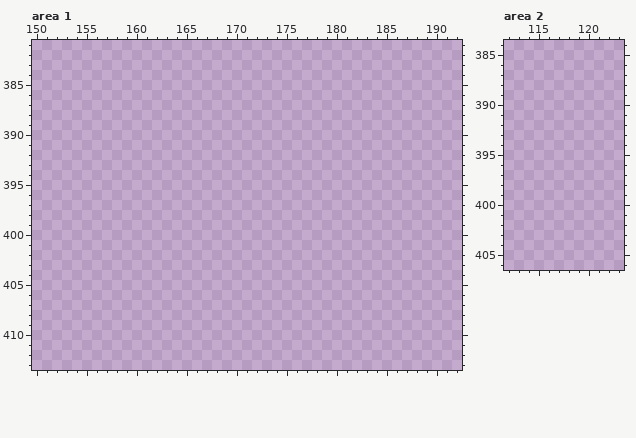
Two versions of one pixel-art file, Untitled-Fishing-Game/assets/test_no_direct_use/canvas1.aseprite. The first picture shows the starting point.
1024x1024 pixels, 1 frame. Colours within 5 levels of each other are drawn and written as one. Shown: area 1: x 150..192, y 381..413; area 2: x 112..123, y 384..406. The commit also changed other parts of the picture, which this record leaves out.
After:
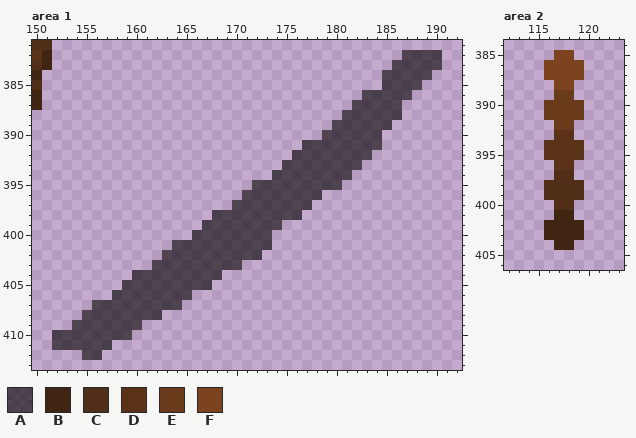
Palette (. is transparent): A #0403029c  B #402513  C #512e17  D #593218  E #6a3b1b  F #7b441f
What changed:
Area 1:
y 381: x 150..151 .. -> CC
y 382: x 150..151 .. -> DB; x 187..190 .... -> AAAA
y 383: x 150..151 .. -> CB; x 186..190 ..... -> AAAAA
y 384: x 150 . -> B; x 185..189 ..... -> AAAAA
y 385: x 150 . -> C; x 185..188 .... -> AAAA
y 386: x 150 . -> B; x 183..187 ..... -> AAAAA
y 387: x 150 . -> B; x 182..186 ..... -> AAAAA
y 388: x 181..186 ...... -> AAAAAA
y 389: x 180..185 ...... -> AAAAAA
y 390: x 179..184 ...... -> AAAAAA
y 391: x 177..184 ........ -> AAAAAAAA
y 392: x 176..183 ........ -> AAAAAAAA
y 393: x 175..182 ........ -> AAAAAAAA
y 394: x 174..181 ........ -> AAAAAAAA
y 395: x 172..180 ......... -> AAAAAAAAA
y 396: x 171..178 ........ -> AAAAAAAA
y 397: x 170..177 ........ -> AAAAAAAA
y 398: x 168..176 ......... -> AAAAAAAAA
y 399: x 167..174 ........ -> AAAAAAAA
y 400: x 166..173 ........ -> AAAAAAAA
y 401: x 164..173 .......... -> AAAAAAAAAA
y 402: x 163..172 .......... -> AAAAAAAAAA
y 403: x 162..170 ......... -> AAAAAAAAA
y 404: x 160..168 ......... -> AAAAAAAAA
y 405: x 159..167 ......... -> AAAAAAAAA
y 406: x 158..165 ........ -> AAAAAAAA
y 407: x 156..164 ......... -> AAAAAAAAA
y 408: x 155..162 ........ -> AAAAAAAA
y 409: x 154..160 ....... -> AAAAAAA
y 410: x 152..159 ........ -> AAAAAAAA
y 411: x 152..157 ...... -> AAAAAA
y 412: x 155..156 .. -> AA
Area 2:
y 385: x 117..118 .. -> FF
y 386..387: x 116..119 .... -> FFFF
y 388: x 117..118 .. -> FF
y 389: x 117..118 .. -> EE
y 390..391: x 116..119 .... -> EEEE
y 392: x 117..118 .. -> EE
y 393: x 117..118 .. -> DD
y 394..395: x 116..119 .... -> DDDD
y 396: x 117..118 .. -> DD
y 397: x 117..118 .. -> CC
y 398..399: x 116..119 .... -> CCCC
y 400: x 117..118 .. -> CC
y 401: x 117..118 .. -> BB
y 402..403: x 116..119 .... -> BBBB
y 404: x 117..118 .. -> BB
Where, in picture pixels (left, top, right, bottom), the same in both pictures:
added: (32, 40, 52, 110)
added: (52, 50, 442, 360)
added: (544, 50, 584, 250)
